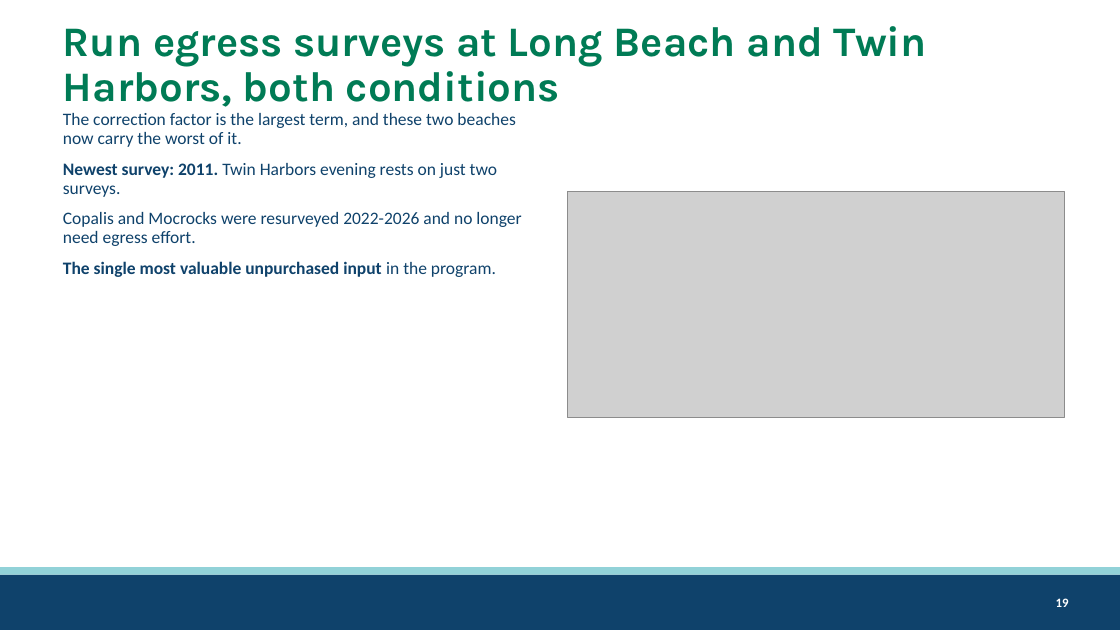
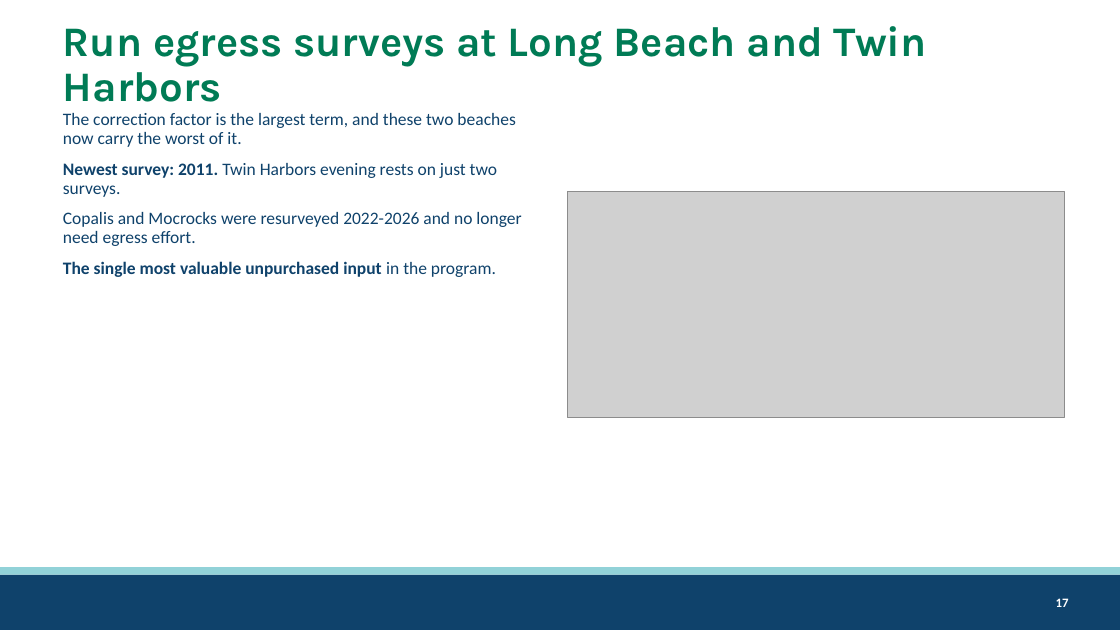
Before and after one commit to mattgeorgephd/razor-clam-harvest-monitoring, a slide deck: slide 17 of 07_presentations/razor-clam-sampling-design.pptx (slide 19 before the commit). Drawn at 1120x630 pixels with LibreOffice and Linux fonts; fonts in the diff are those of the drawing; grey boxes stand for pictures; background and template pictures are left out. Boxes give left, top, right and bottom in pixels: in the first picture for what was removed or moved away, otherwise in the second. Text is boxed around its words. In the diff, an @@ line names an element or a change of style, - is before the commit and + after.

Commit message:
donor beach analysis

```diff
--- a/07_presentations/razor-clam-sampling-design.pptx
+++ b/07_presentations/razor-clam-sampling-design.pptx
@@ title at <box>63,26,927,102</box>: text changed @@
-Run egress surveys at Long Beach and Twin Harbors, both conditions
+Run egress surveys at Long Beach and Twin Harbors
@@ page number at <box>1056,598,1069,607</box>: text changed @@
-19
+17
```
Also in this commit, not shown: 17 other slides changed, 9 slides added, 7 slides removed, 5 other files.
